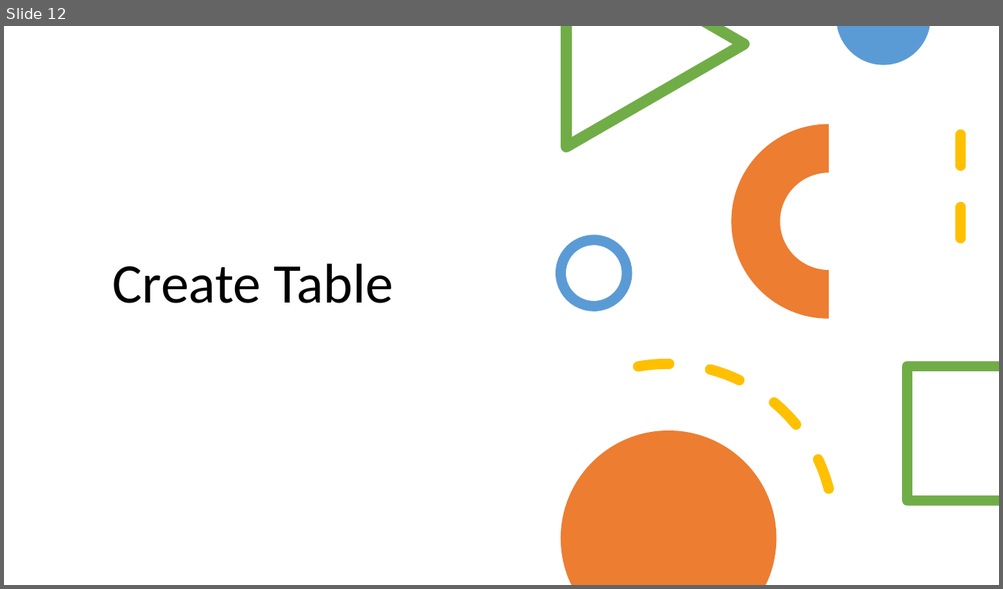
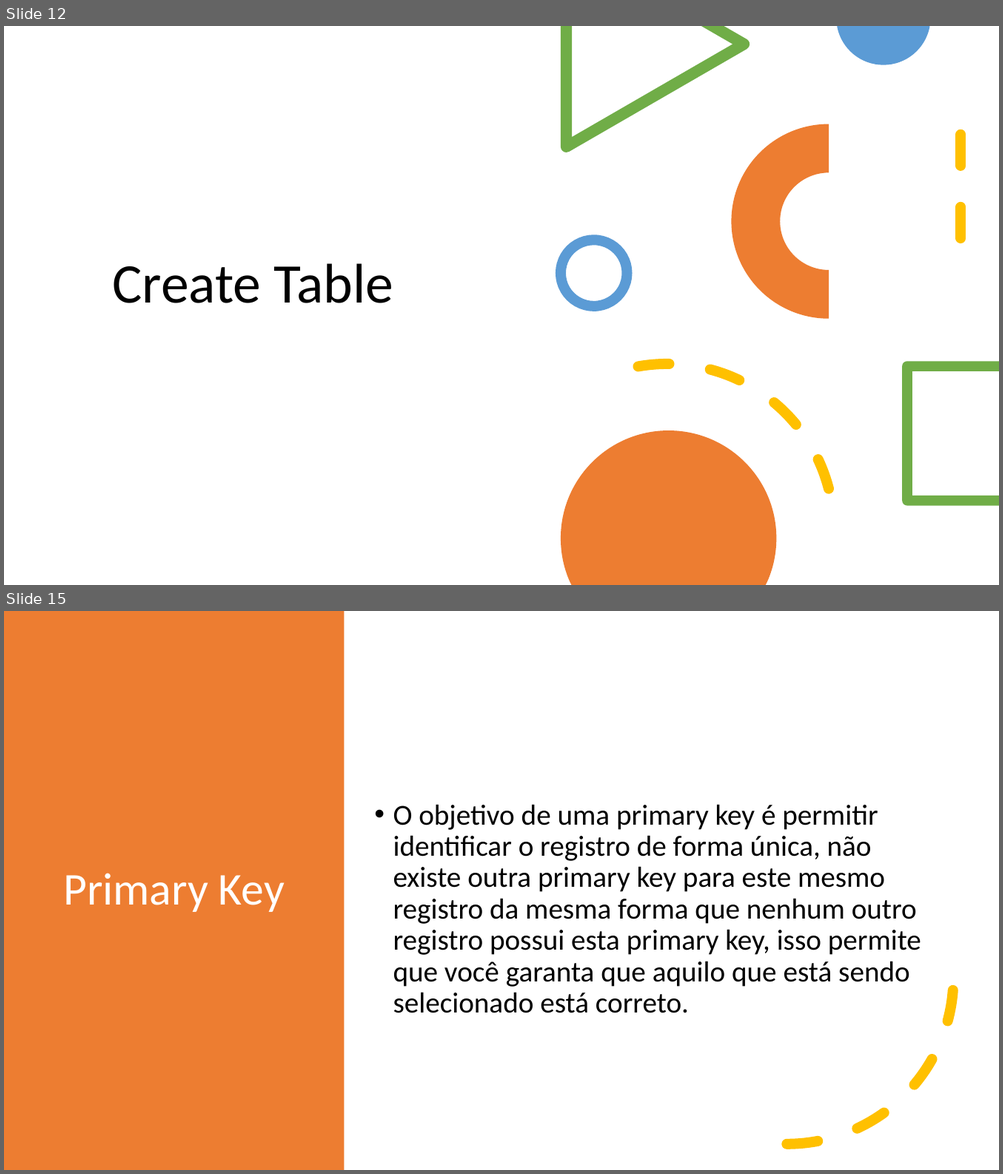
Before and after one commit to jhowjocker/becajava.pptaulasql, a slide deck: PPTSQL.pptx. Shown one above the other, each under a label of ours: slide 12 before the commit, slides 12 and 15 after it; the slides between them are not shown. The pictures are 1003x589 and 1003x1174 pixels, drawn with LibreOffice and Linux fonts; fonts in the diff are those of the drawing. Boxes give left, top, right and bottom in pixels: in the first picture for what was removed or moved away, otherwise in the second. Text is boxed around its words. In the diff, an @@ line names an element or a change of style, - is before the commit and + after.

```diff
--- a/PPTSQL.pptx
+++ b/PPTSQL.pptx
@@ slide 15 added at (4,611,999,1170), background #FFFFFF @@
@@ rectangle added at (4,611,344,1170), fill #ED7D31 @@
@@ text added at (393,804,921,1014), 28 pt, text #000000 @@
+• O objetivo de uma primary key é permitir identificar o registro de forma única, não existe outra primary key para este mesmo registro da mesma forma que nenhum outro registro possui esta primary key, isso permite que você garanta que aquilo que está sendo selecionado está correto.
@@ arc (boxed as its full ellipse) added at (620,812,954,1145), outline #FFC000 10 pt dashed @@
@@ title added at (63,873,284,912), 44 pt, text #FFFFFF @@
+Primary Key
```
Also in this commit, not shown: 1 slide changed, 4 other slides added.
